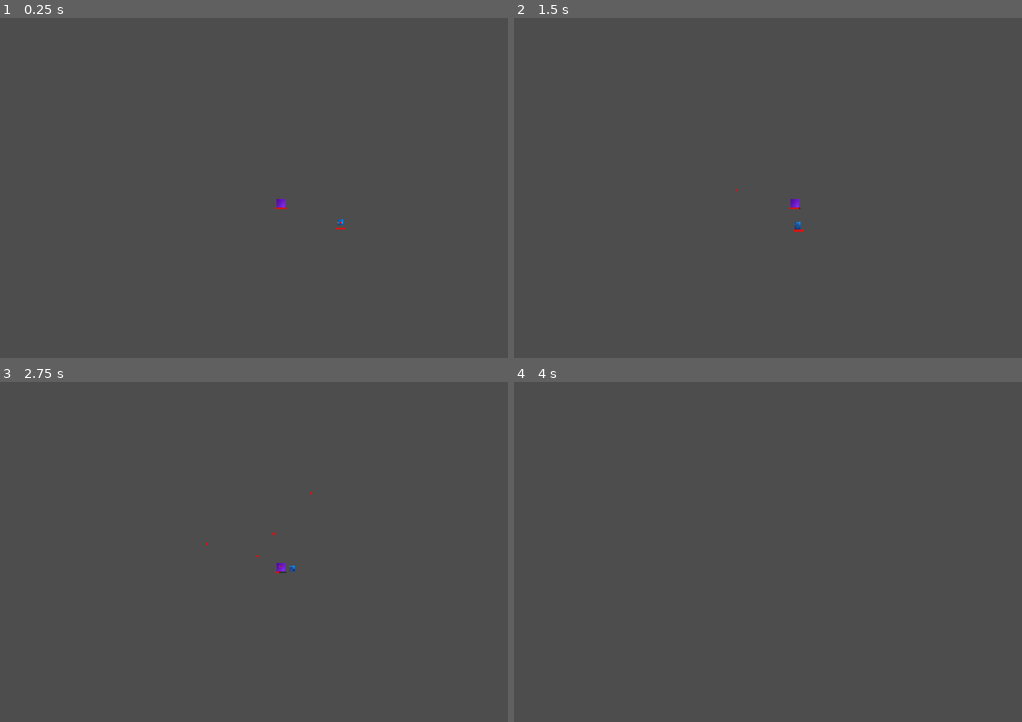
Above: before the commit, frames 1-4 (two rows, left to right).
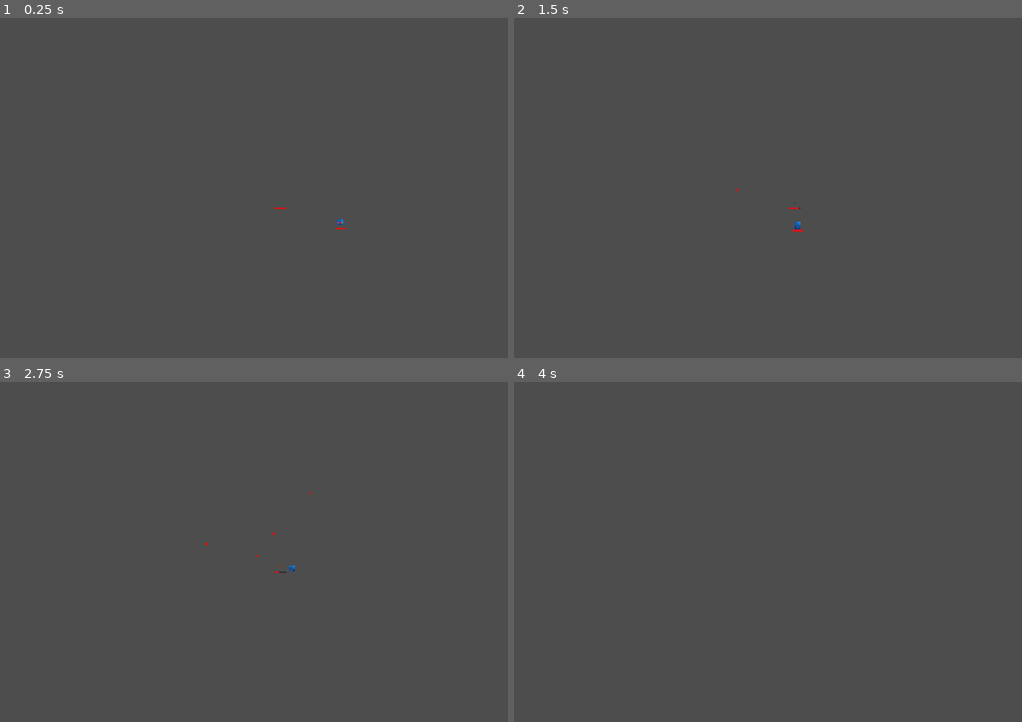
Above: after the commit, the same moments.

Repository: M-E-7/mob-fighter
Game: Godot game, scene res://Levels/basic_level.tscn
Two runs of this game, one before a commit and one after it. Both use one fixed random seed, a clock stepped at 60 frames per second and the inputs below. This scene is started directly instead of the project's main scene.
Inputs (mouse positions are in pixels of both pictures, inside the frame that each line leads up to):
- Up to frame 1 (0.25 s): no input
- Up to frame 2 (1.5 s): tap Enter at 0.5 s; move the mouse to (762, 279) at 0.52 s; press the mouse at (762, 279) at 0.53 s; hold Up (ui_up) from 0.53 s (still down); move the mouse to (996, 259) at 1.27 s; release the mouse at (996, 259) at 1.28 s; click (996, 259) at 1.35 s
- Up to frame 3 (2.75 s): tap Space at 2 s; move the mouse to (76, 511) at 2.02 s; release Up (ui_up) at 2.03 s; press the mouse at (76, 511) at 2.03 s; hold Left (ui_left) from 2.03 s (still down)
- Up to frame 4 (4 s): move the mouse to (828, 565) at 2.77 s; release the mouse at (828, 565) at 2.78 s; click (828, 565) at 2.85 s; tap Enter at 3.5 s; move the mouse to (691, 470) at 3.52 s; release Left (ui_left) at 3.53 s; press the mouse at (691, 470) at 3.53 s; hold Down (ui_down) from 3.53 s (still down)

The runs differ from the first frame. In frame 1, less than 0.1% of the frame differs, in the area x 54-57%, y 53-56%; in frame 2, less than 0.1%; in frame 3, less than 0.1%; in frame 4, nothing differs.

Commit message:
add shader prototype

Diff:
--- /dev/null
+++ b/Components/NeonShaderComponent.tscn
@@ -0,0 +1,7 @@
+[gd_scene format=3]
+
+[ext_resource type="Script" path="res://Components/Scripts/neon_shader_component.gd" id="1_nsc"]
+
+[node name="NeonShaderComponent" type="Node" node_paths=PackedStringArray("entity")]
+script = ExtResource("1_nsc")
+entity = NodePath("")
--- /dev/null
+++ b/Components/Scripts/neon_shader_component.gd
@@ -0,0 +1,49 @@
+extends Node
+class_name NeonShaderComponent
+
+const SHADER_PATH := "res://Components/Shaders/neon_shader.gdshader"
+
+@export var entity: LivingEntity
+
+@export_group("Neon")
+@export var neon_color: Color = Color(1.0, 0.0, 0.2, 1.0)
+@export_range(1.0, 5.0, 0.1) var glow_intensity: float = 2.5
+@export_range(0.01, 0.3, 0.005) var outline_width: float = 0.06
+@export_range(0.01, 0.5, 0.01) var glow_feather: float = 0.15
+
+@export_group("Pulse")
+@export_range(0.0, 10.0, 0.5) var pulse_speed: float = 2.0
+@export_range(0.0, 1.0, 0.05) var pulse_amount: float = 0.4
+
+
+func _ready() -> void:
+	if not entity:
+		return
+	var visual := _find_visual()
+	if not visual:
+		push_warning("NeonShaderComponent: No visual node found on entity '%s'" % entity.name)
+		return
+	var material := ShaderMaterial.new()
+	material.shader = load(SHADER_PATH)
+	material.set_shader_parameter("neon_color", neon_color)
+	material.set_shader_parameter("glow_intensity", glow_intensity)
+	material.set_shader_parameter("outline_width", outline_width)
+	material.set_shader_parameter("glow_feather", glow_feather)
+	material.set_shader_parameter("pulse_speed", pulse_speed)
+	material.set_shader_parameter("pulse_amount", pulse_amount)
+	visual.material = material
+
+
+# Looks for CircleDisplay first (MeshInstance2D), falls back to SpriteDisplay,
+# then any Sprite2D or MeshInstance2D child.
+func _find_visual() -> CanvasItem:
+	var node: Node = entity.get_node_or_null("CircleDisplay")
+	if node is CanvasItem:
+		return node as CanvasItem
+	node = entity.get_node_or_null("SpriteDisplay")
+	if node is CanvasItem:
+		return node as CanvasItem
+	for child in entity.get_children():
+		if child is MeshInstance2D or child is Sprite2D:
+			return child as CanvasItem
+	return null
--- /dev/null
+++ b/Components/Shaders/neon_shader.gdshader
@@ -0,0 +1,37 @@
+shader_type canvas_item;
+render_mode unshaded;
+
+uniform vec4 neon_color : source_color = vec4(1.0, 0.0, 0.2, 1.0);
+// Width of the hard neon rim (in UV space, 0–1)
+uniform float outline_width : hint_range(0.01, 0.3, 0.005) = 0.06;
+// How wide the soft glow bleeds from the rim
+uniform float glow_feather : hint_range(0.01, 0.5, 0.01) = 0.15;
+uniform float glow_intensity : hint_range(1.0, 5.0, 0.1) = 2.5;
+uniform float pulse_speed : hint_range(0.0, 10.0, 0.5) = 2.0;
+uniform float pulse_amount : hint_range(0.0, 1.0, 0.05) = 0.4;
+
+void fragment() {
+	// Remap UV to [-0.5, 0.5] so the center is at 0,0
+	vec2 uv = UV - vec2(0.5);
+	float dist = length(uv);
+	float radius = 0.45;
+
+	float pulse = 1.0 + sin(TIME * pulse_speed) * pulse_amount;
+
+	// Absolute distance from the circle rim (0 = exactly on rim)
+	float sdf = abs(dist - radius);
+
+	// Hard neon outline using smoothstep for anti-aliasing
+	float outline = 1.0 - smoothstep(0.0, outline_width, sdf);
+
+	// Soft exponential glow bleeding from the rim in both directions
+	float glow = exp(-sdf / glow_feather);
+
+	// Clip everything outside the quad boundary
+	float mask = step(dist, 0.5);
+
+	float alpha = clamp(outline + glow * 0.6, 0.0, 1.0) * mask;
+	vec3 color = neon_color.rgb * glow_intensity * pulse * clamp(outline + glow, 0.0, 1.0);
+
+	COLOR = vec4(color, alpha);
+}
--- a/Entities/Player/player.tscn
+++ b/Entities/Player/player.tscn
@@ -2,10 +2,13 @@
 
 [ext_resource type="PackedScene" uid="uid://c8p4xt0fmdmve" path="res://Entities/LivingEntity/living_entity.tscn" id="1_tekja"]
 [ext_resource type="Script" uid="uid://b7jws2ckucrfd" path="res://Entities/Player/player.gd" id="2_4wf4l"]
-[ext_resource type="PackedScene" path="res://Components/PlayerInputComponent.tscn" id="3_pic"]
+[ext_resource type="PackedScene" uid="uid://ccemi0og3li1u" path="res://Components/PlayerInputComponent.tscn" id="3_pic"]
 [ext_resource type="PackedScene" path="res://Components/MovementComponent.tscn" id="4_mc"]
-[ext_resource type="Texture2D" uid="uid://dljtw1vf7hbi3" path="res://Entities/Player/purpleTexture.png" id="4_mv1ah"]
 [ext_resource type="PackedScene" path="res://Components/ShootComponent.tscn" id="5_sc"]
+[ext_resource type="PackedScene" path="res://Components/NeonShaderComponent.tscn" id="7_01a4e"]
+
+[sub_resource type="QuadMesh" id="QuadMesh_circle"]
+size = Vector2(18, 18)
 
 [node name="Player" unique_id=1517977448 node_paths=PackedStringArray("inputComponent", "movementComponent", "shootComponent") instance=ExtResource("1_tekja")]
 script = ExtResource("2_4wf4l")
@@ -23,6 +26,14 @@
 entity = NodePath("..")
 
 [node name="SpriteDisplay" parent="." index="7" unique_id=386316919]
-position = Vector2(-2.3841858e-07, -9.536743e-07)
-scale = Vector2(0.08333333, 0.06642065)
-texture = ExtResource("4_mv1ah")
+visible = false
+
+[node name="CircleDisplay" type="MeshInstance2D" parent="." index="8" unique_id=1479216286]
+mesh = SubResource("QuadMesh_circle")
+
+[node name="NeonShaderComponent" parent="." index="9" unique_id=1473147525 node_paths=PackedStringArray("entity") instance=ExtResource("7_01a4e")]
+entity = NodePath("..")
+neon_color = Color(1.732707e-06, 0.6250728, 0.5000574, 1)
+glow_intensity = 2.8
+pulse_speed = 7.5
+pulse_amount = 0.45
--- a/project.godot
+++ b/project.godot
@@ -18,6 +18,14 @@
 [autoload]
 
 EventBus="*res://Autoloads/event_bus.gd"
+
+[display]
+
+window/size/viewport_width=1920
+window/size/viewport_height=1080
+window/size/mode=3
+window/stretch/mode="canvas_items"
+window/stretch/aspect="expand"
 
 [input]
 
@@ -63,14 +71,6 @@
 
 3d/physics_engine="Jolt Physics"
 
-[display]
-
-window/size/viewport_width=1920
-window/size/viewport_height=1080
-window/size/mode=3
-window/stretch/mode="canvas_items"
-window/stretch/aspect="expand"
-
 [rendering]
 
 rendering_device/driver.windows="d3d12"
Not shown, added: Components/Scripts/neon_shader_component.gd.uid
Not shown, added: Components/Shaders/neon_shader.gdshader.uid
